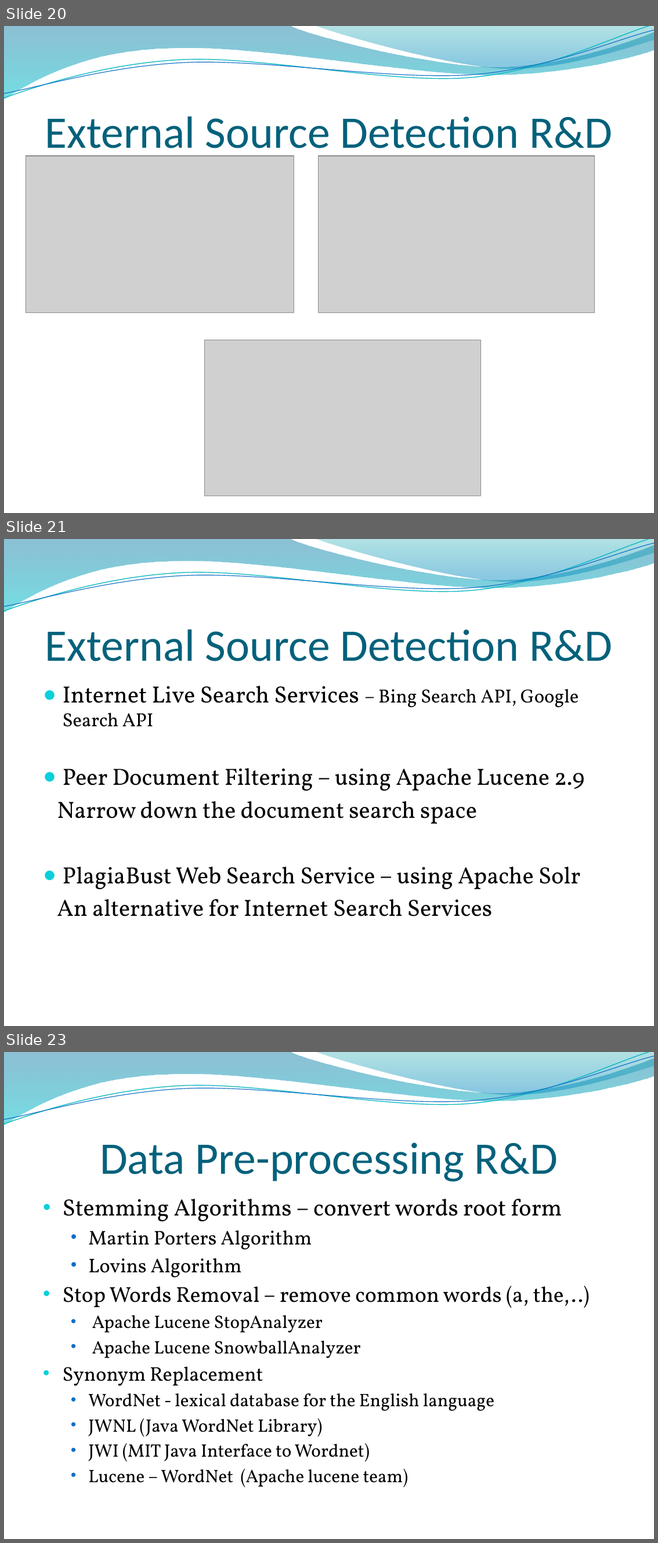
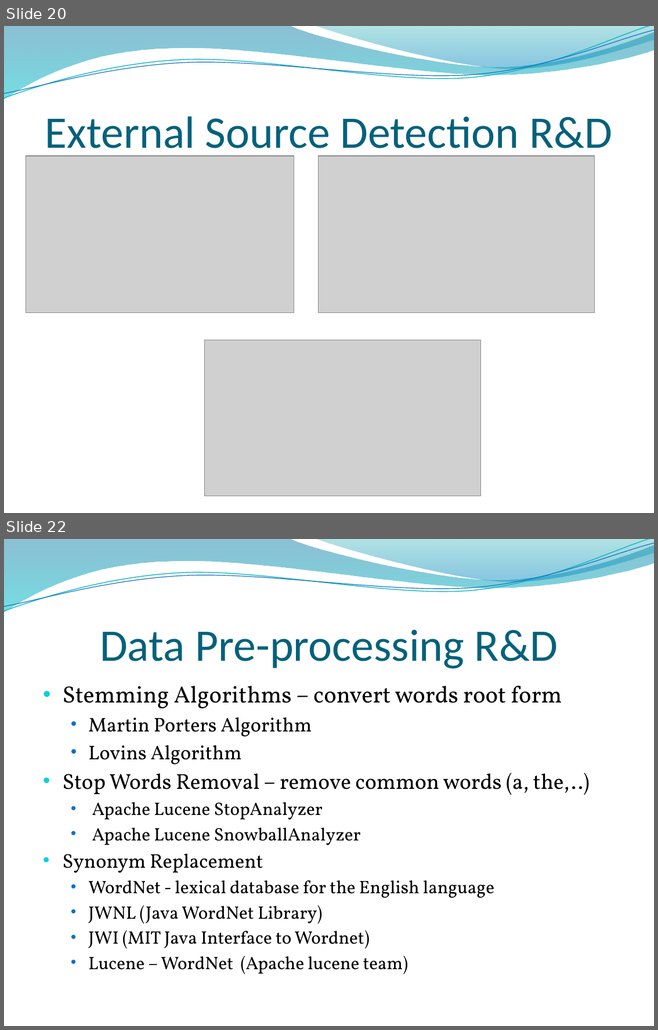
Before and after one commit to rohan501206/project-plagiabust, a slide deck: project docs/Final Presentation.pptx. Shown one above the other, each under a label of ours: slides 20, 21 and 23 before the commit, slides 20 and 22 after it; the slides between them are not shown. The pictures are 658x1543 and 658x1030 pixels, drawn with LibreOffice and Linux fonts; fonts in the diff are those of the drawing; grey boxes stand for pictures; background and template pictures are left out. Boxes give left, top, right and bottom in pixels: in the first picture for what was removed or moved away, otherwise in the second. Text is boxed around its words. In the diff, an @@ line names an element or a change of style, - is before the commit and + after.

```diff
--- a/project docs/Final Presentation.pptx
+++ b/project docs/Final Presentation.pptx
@@ slide 21 removed at (x1=4, y1=539, x2=654, y2=1026), background picture (left out); not listed: 4 template elements that a slide beside it also shows @@
@@ title removed at (x1=45, y1=629, x2=612, y2=661) @@
-External Source Detection R&D
@@ text removed at (x1=57, y1=686, x2=584, y2=917) @@
-● Internet Live Search Services – Bing Search API, Google Search API
-● Peer Document Filtering – using Apache Lucene 2.9
-Narrow down the document search space
-● PlagiaBust Web Search Service – using Apache Solr
-An alternative for Internet Search Services
@@ what was slide 23 is now slide 22 @@
```
Also in this commit, not shown: 5 slides changed.
